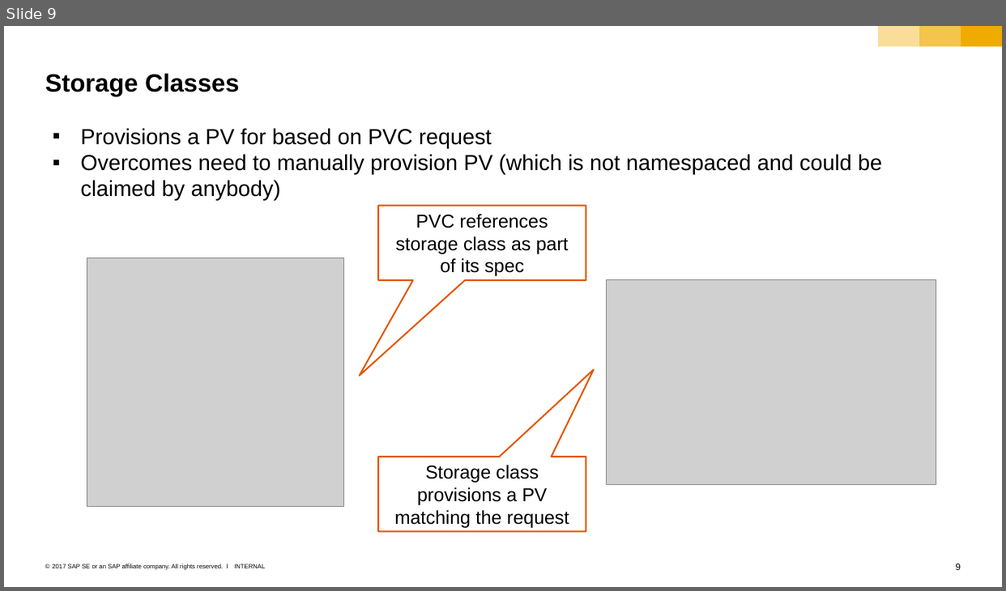
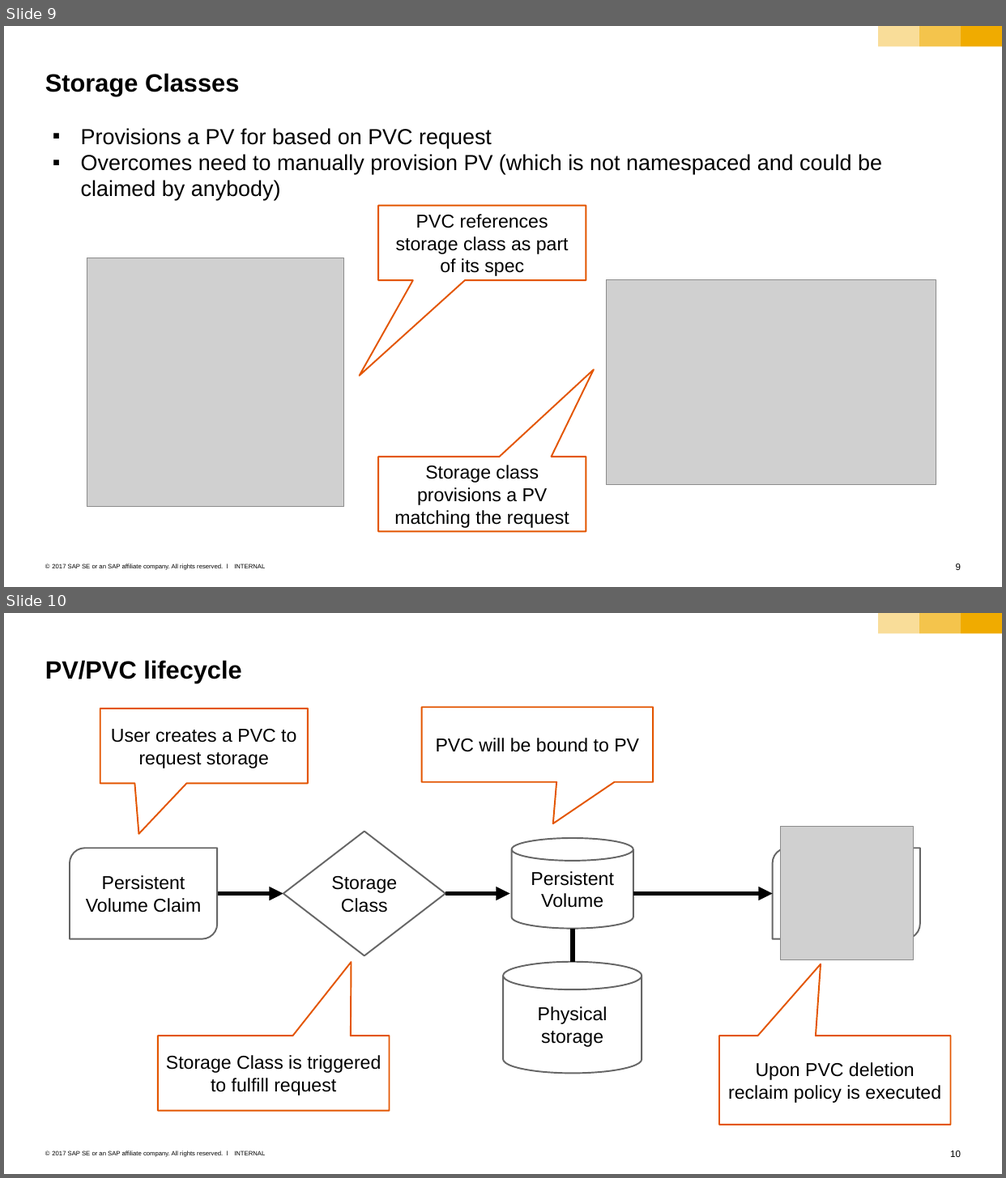
Before and after one commit to cuijiyao01/docker-k8s-training, a slide deck: kubernetes/05_persistence.pptx. Shown one above the other, each under a label of ours: slide 9 before the commit, slides 9 and 10 after it. The pictures are 1006x591 and 1006x1178 pixels, drawn with LibreOffice and Linux fonts; fonts in the diff are those of the drawing; grey boxes stand for pictures. Boxes give left, top, right and bottom in pixels: in the first picture for what was removed or moved away, otherwise in the second. Text is boxed around its words. In the diff, an @@ line names an element or a change of style, - is before the commit and + after.

Commit message:
#223 added lifecycle slide

```diff
--- a/kubernetes/05_persistence.pptx
+++ b/kubernetes/05_persistence.pptx
@@ slide 10 added at <box>4,613,1002,1174</box>, background #FFFFFF; not listed: 6 template elements that a slide beside it also shows @@
@@ title added at <box>45,660,241,683</box>, 24 pt, text #000000, bold @@
+PV/PVC lifecycle
@@ speech box added at <box>100,709,308,784</box>, fill #FFFFFF, outline #E35500 1.5 pt, 18 pt, text #000000 @@
+User creates a PVC to request storage
@@ speech box added at <box>421,707,653,782</box>, fill #FFFFFF, outline #E35500 1.5 pt, 18 pt, text #000000 @@
+PVC will be bound to PV
@@ plus added at <box>742,790,949,997</box>, fill #FFB88E, outline #E35500 1.5 pt @@
@@ picture added at <box>781,827,914,960</box> @@
@@ round diag rect added at <box>70,848,217,939</box>, fill #FFFFFF, outline #666666 1.5 pt, 18 pt, text #000000 @@
+Persistent Volume Claim
@@ diamond added at <box>283,832,445,956</box>, fill #FFFFFF, outline #666666 1.5 pt, 18 pt, text #000000 @@
+Storage Class
@@ cylinder added at <box>511,838,633,929</box>, fill #FFFFFF, outline #666666 1.5 pt, 18 pt, text #000000 @@
+Persistent Volume
@@ round diag rect added at <box>772,848,919,939</box>, fill #FFFFFF, outline #666666 1.5 pt @@
@@ arrow added from (217, 893) to (283, 893), #000000 4.5 pt @@
@@ arrow added from (445, 893) to (509, 893), #000000 4.5 pt @@
@@ arrow added from (633, 893) to (772, 893), #000000 4.5 pt @@
@@ line added from (573, 961) to (573, 929), #000000 4.5 pt @@
@@ cylinder added at <box>503,961,641,1073</box>, fill #FFFFFF, outline #666666 1.5 pt, 18 pt, text #000000 @@
+Physical storage
@@ speech box added at <box>158,1036,390,1110</box>, fill #FFFFFF, outline #E35500 1.5 pt, 18 pt, text #000000 @@
+Storage Class is triggered to fulfill request
@@ speech box added at <box>719,1036,950,1125</box>, fill #FFFFFF, outline #E35500 1.5 pt, 18 pt, text #000000 @@
+Upon PVC deletion reclaim policy is executed
```
Also in this commit, not shown: 1 slide changed.
